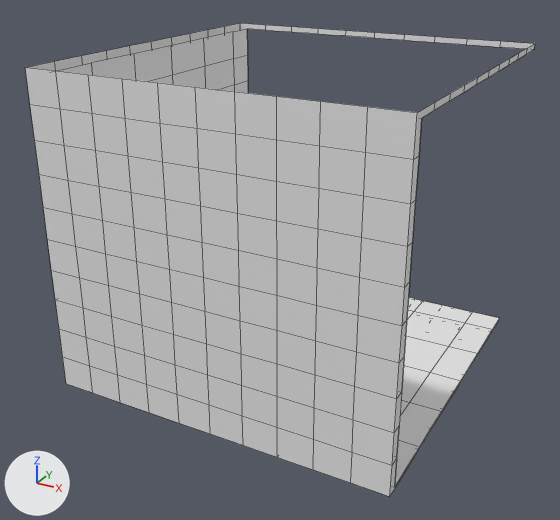
Before and after pictures for a commit that changed the FBX model Assets/Resources/Models/BOX_no_roof.fbx.
The view is the same before and after, from a 50 mm camera at (7.78, -14.95, 10.65) aimed at (-0.14, -0.56, 3.45). The axes (+X, +Y, +Z) are drawn at lower left. The lights are the same throughout. Mesh edges are drawn as thin lines. Where no turn or scale is listed for an object, it has been applied to the vertices.
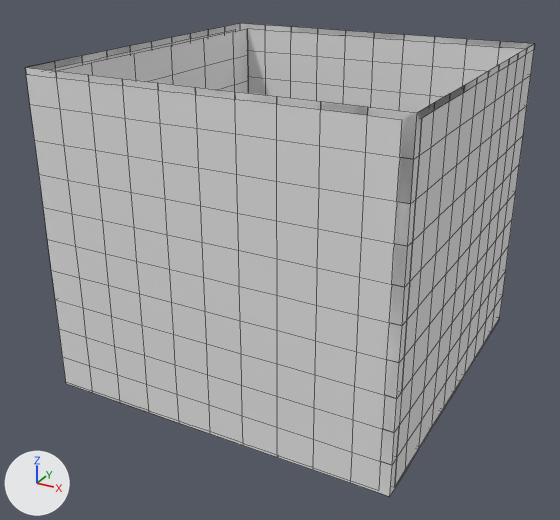
Where the change shows, as pixel boxes (x1, y1, x2, y2) in the pictures (560 x 520 px):
'Cube-virtual', added
    after: (27, 23, 535, 497)

Patch to the scene script:
```diff
--- a/Assets/Resources/Models/BOX_no_roof.fbx.py
+++ b/Assets/Resources/Models/BOX_no_roof.fbx.py
@@ me_mesh_003 @@
+me_mesh_003.from_pydata(...)  # 448 vertices, 356 faces; spans x -3.98..3.98, y -3.98..3.98, z -3.59..3.59
+me_mesh_003.materials.append(mat_octglossy4_1)  # white #e7e7e7
@@ ob_cube_virtual @@
+ob_cube_virtual = bpy.data.objects.new('Cube-virtual', me_mesh_003)
+ob_cube_virtual.location = (0.07, 0.04, 4.43)
```
